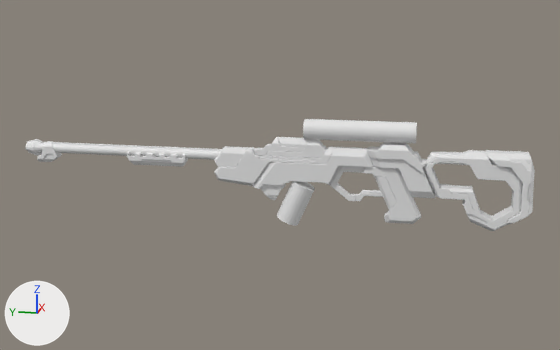
Before and after pictures for a commit that changed the Blender file Scifungun_Modelling_045_BlockOut__ FrontSmallGripCuts_FrontBarrelGripBig_BarrelStartExtrudedFaces_BodyFrontPart_StockDetailing_BodyPartsMoreCleanup_GripSEperatedMoreCuts.blend.
Camera for both pictures: a camera (50 mm lens) standing at (-6.18, -1.37, 1.38) and looking at (0.02, -0.13, -0.17). Arrows for +X, +Y and +Z are at lower left; the lights stay in place.
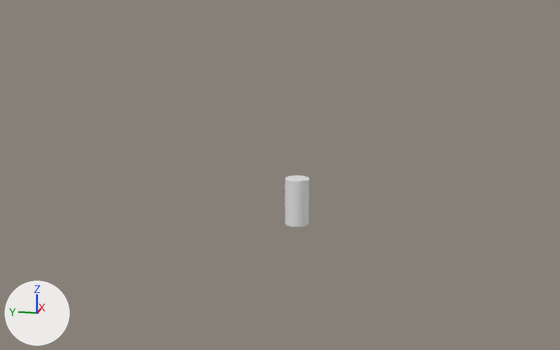
Location of each change, [x1, y1, x2, y2] in pixels of the pictures (560 x 350 px):
```json
{"object": "Body.003", "change": "hidden", "before": [423, 150, 522, 231]}
{"object": "Viewfinder", "change": "hidden", "before": [303, 119, 417, 143]}
{"object": "Body", "change": "hidden", "before": [252, 147, 373, 189]}
{"object": "Canon", "change": "hidden", "before": [25, 139, 222, 160]}
{"object": "Body.002", "change": "hidden", "before": [214, 147, 336, 186]}
{"object": "Body.005", "change": "hidden", "before": [363, 166, 421, 224]}
{"object": "Loader", "change": "reshaped, moved", "before": [277, 181, 315, 226], "after": [285, 175, 309, 227], "on screen": "36% narrower, 15% taller"}
{"object": "Body.017", "change": "hidden", "before": [370, 158, 436, 198]}
{"object": "Body.001", "change": "hidden", "before": [485, 150, 535, 225]}
{"object": "Body.004", "change": "hidden", "before": [367, 142, 426, 175]}
{"object": "Body.021", "change": "hidden", "before": [265, 139, 327, 158]}
{"object": "Body.019", "change": "hidden", "before": [215, 146, 249, 167]}
{"object": "Canon.001", "change": "hidden", "before": [127, 151, 188, 167]}
{"object": "Body.013", "change": "hidden", "before": [329, 166, 365, 201]}
{"object": "Body.018", "change": "hidden", "before": [253, 137, 310, 156]}
{"object": "Body.015", "change": "hidden", "before": [374, 176, 397, 209]}
{"object": "Body.010", "change": "hidden", "before": [449, 185, 480, 211]}
{"object": "Body.006", "change": "hidden", "before": [503, 151, 534, 171]}
{"object": "Body.020", "change": "hidden", "before": [260, 183, 286, 200]}
{"object": "Canon.002", "change": "hidden", "before": [37, 141, 62, 162]}
{"object": "Body.022", "change": "hidden", "before": [278, 137, 303, 147]}
{"object": "Canon.004", "change": "hidden", "before": [138, 159, 177, 166]}
{"object": "Body.023", "change": "hidden", "before": [259, 155, 316, 161]}
{"object": "Body.014", "change": "hidden", "before": [354, 190, 383, 201]}
{"object": "Body.011", "change": "hidden", "before": [467, 214, 487, 229]}
{"object": "Body.008", "change": "hidden", "before": [527, 180, 534, 203]}
{"object": "Body.012", "change": "hidden", "before": [426, 152, 439, 163]}
{"object": "Canon.003", "change": "hidden", "before": [42, 154, 57, 162]}
{"object": "Body.007", "change": "hidden", "before": [523, 152, 533, 164]}
{"object": "Body.009", "change": "hidden", "before": [439, 161, 466, 165]}
{"object": "Body.016", "change": "hidden", "before": [361, 190, 371, 193]}
```

Edits to the scene script, one JSON object a line:
```json
{"block": "me_cylinder_002", "where": "me_cylinder_002.from_pydata(...)  # 48 vertices, 26 faces; spans x -0.099..0.099, y -0.153..0.165, z -0.202..0.191"}
{"block": "me_cylinder_002", "where": "# used by ob_loader; location = (0.0, -0.272, -0.388)"}
{"block": "me_cylinder_002", "change": "me_cylinder_002 part 1: the whole mesh is multiplied about its middle by the matrix ((1.025, 0.0, 0.0), (0.0, 0.939, 0.413), (0.0, -0.46, 1.046)), then moved by (0.0, -0.006, 0.005)"}
{"op": "add", "block": "ob_body", "code": "ob_body.hide_set(True)"}
{"op": "set", "path": "ob_loader.location", "old": "(0.0, -0.272, -0.388)", "new": "(0.0, -0.277, -0.384)"}
{"op": "add", "block": "ob_canon", "code": "ob_canon.hide_set(True)"}
{"op": "add", "block": "ob_viewfinder", "code": "ob_viewfinder.hide_set(True)"}
{"op": "add", "block": "ob_canon_001", "code": "ob_canon_001.hide_set(True)"}
{"op": "add", "block": "ob_canon_002", "code": "ob_canon_002.hide_set(True)"}
{"op": "add", "block": "ob_body_002", "code": "ob_body_002.hide_set(True)"}
{"op": "add", "block": "ob_body_003", "code": "ob_body_003.hide_set(True)"}
{"op": "add", "block": "ob_body_004", "code": "ob_body_004.hide_set(True)"}
{"op": "add", "block": "ob_body_005", "code": "ob_body_005.hide_set(True)"}
{"op": "add", "block": "ob_body_001", "code": "ob_body_001.hide_set(True)"}
{"op": "add", "block": "ob_body_006", "code": "ob_body_006.hide_set(True)"}
{"op": "add", "block": "ob_body_007", "code": "ob_body_007.hide_set(True)"}
{"op": "add", "block": "ob_body_008", "code": "ob_body_008.hide_set(True)"}
{"op": "add", "block": "ob_body_009", "code": "ob_body_009.hide_set(True)"}
{"op": "add", "block": "ob_body_010", "code": "ob_body_010.hide_set(True)"}
{"op": "add", "block": "ob_body_011", "code": "ob_body_011.hide_set(True)"}
{"op": "add", "block": "ob_body_012", "code": "ob_body_012.hide_set(True)"}
{"op": "add", "block": "ob_body_013", "code": "ob_body_013.hide_set(True)"}
{"op": "add", "block": "ob_body_014", "code": "ob_body_014.hide_set(True)"}
{"op": "add", "block": "ob_body_015", "code": "ob_body_015.hide_set(True)"}
{"op": "add", "block": "ob_body_016", "code": "ob_body_016.hide_set(True)"}
{"op": "add", "block": "ob_body_017", "code": "ob_body_017.hide_set(True)"}
{"op": "add", "block": "ob_body_018", "code": "ob_body_018.hide_set(True)"}
{"op": "add", "block": "ob_body_019", "code": "ob_body_019.hide_set(True)"}
{"op": "add", "block": "ob_body_020", "code": "ob_body_020.hide_set(True)"}
{"op": "add", "block": "ob_body_021", "code": "ob_body_021.hide_set(True)"}
{"op": "add", "block": "ob_body_022", "code": "ob_body_022.hide_set(True)"}
{"op": "add", "block": "ob_body_023", "code": "ob_body_023.hide_set(True)"}
{"op": "add", "block": "ob_canon_003", "code": "ob_canon_003.hide_set(True)"}
{"op": "add", "block": "ob_canon_004", "code": "ob_canon_004.hide_set(True)"}
```
